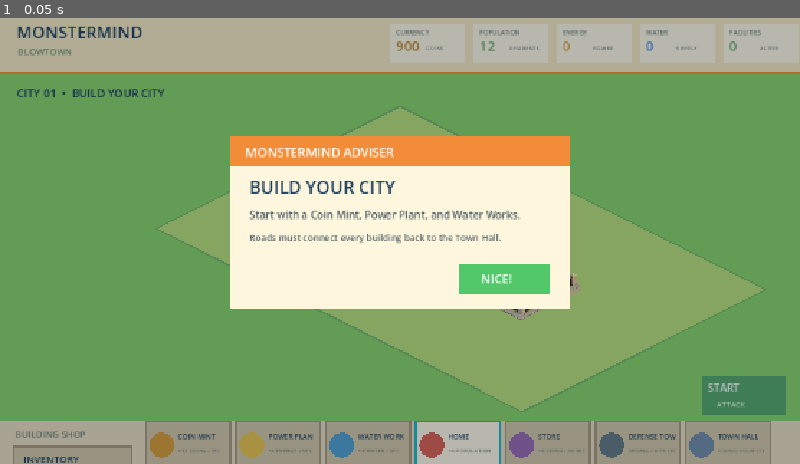
Above: before the commit, frame 1.
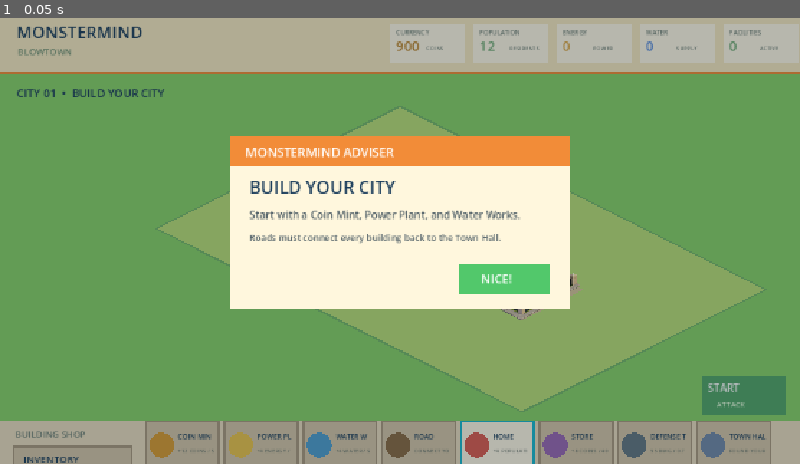
Above: after the commit, the same moment.

Repository: CyleA25088/Monstermind-reborn
Game: Godot game, scene res://node_2d.tscn
Same seed, same stepped clock (60 frames per second), same inputs: the game is played once before the commit and once after it.
Inputs:
- Up to frame 1 (0.05 s): no input

The runs differ from the first frame. In frame 1, 2.9% of the frame differs, in the area x 26-96%, y 90-100%.

Commit message:
added roads to the shop

Diff:
--- a/new-game-project/monstermind_game.gd
+++ b/new-game-project/monstermind_game.gd
@@ -132,6 +132,7 @@
 			{"id":"mint", "name":"COIN MINT", "cost":100, "color":Color("#d89b34"), "stat":"+12 COINS / SEC"},
 			{"id":"power", "name":"POWER PLANT", "cost":150, "color":Color("#e9c34e"), "stat":"+4 ENERGY / SEC"},
 			{"id":"water", "name":"WATER WORKS", "cost":150, "color":Color("#4f9ed0"), "stat":"+4 WATER / SEC"},
+			{"id":"road", "name":"ROAD", "cost":25, "color":Color("#8a6b45"), "stat":"CONNECT YOUR CITY"},
 			{"id":"home", "name":"HOME", "cost":200, "color":Color("#db5d52"), "stat":"+4 POPULATION"},
 			{"id":"store", "name":"STORE", "cost":250, "color":Color("#9a68b5"), "stat":"+8 COINS / 40 SEC"},
 			{"id":"defense", "name":"DEFENSE TOWER", "cost":300, "color":Color("#637783"), "stat":"%d DMG / 0.75 SEC" % TOWER_DAMAGE},
@@ -759,6 +760,7 @@
 		"mint": {"label":"Coin Mint", "kind":"mint", "color":Color("#c89035"), "cost":100, "produces":"coins", "rate":12.0},
 		"power": {"label":"Power Plant", "kind":"power", "color":Color("#d6a83d"), "cost":150, "produces":"energy", "rate":4.0},
 		"water": {"label":"Water Works", "kind":"water", "color":Color("#4f9ed0"), "cost":150, "produces":"water", "rate":4.0},
+		"road": {"label":"Road", "kind":"road", "color":Color("#8a6b45"), "cost":25, "produces":"", "rate":0.0},
 		"home": {"label":"Home", "kind":"home", "color":Color("#db5d52"), "cost":200, "produces":"", "rate":0.0, "footprint":Vector2i(2, 2)},
 		"store": {"label":"Store", "kind":"store", "color":Color("#9a68b5"), "cost":250, "produces":"coins", "rate":8.0, "footprint":Vector2i(2, 3)},
 		"defense": {"label":"Defense Tower", "kind":"gun", "color":Color("#637783"), "cost":300, "produces":"", "rate":0.0},
@@ -794,6 +796,9 @@
 	inventory[id] += 1
 	placement_item = id
 	inventory_open = false
+	if id == "road":
+		adviser = "Road bought. Click an empty city cell to place it."
+		return
 	var footprint: Vector2i = info.get("footprint", Vector2i.ONE)
 	adviser = "%s bought. Click an empty %dx%d building footprint to place it." % [info.label, footprint.x, footprint.y]
 
